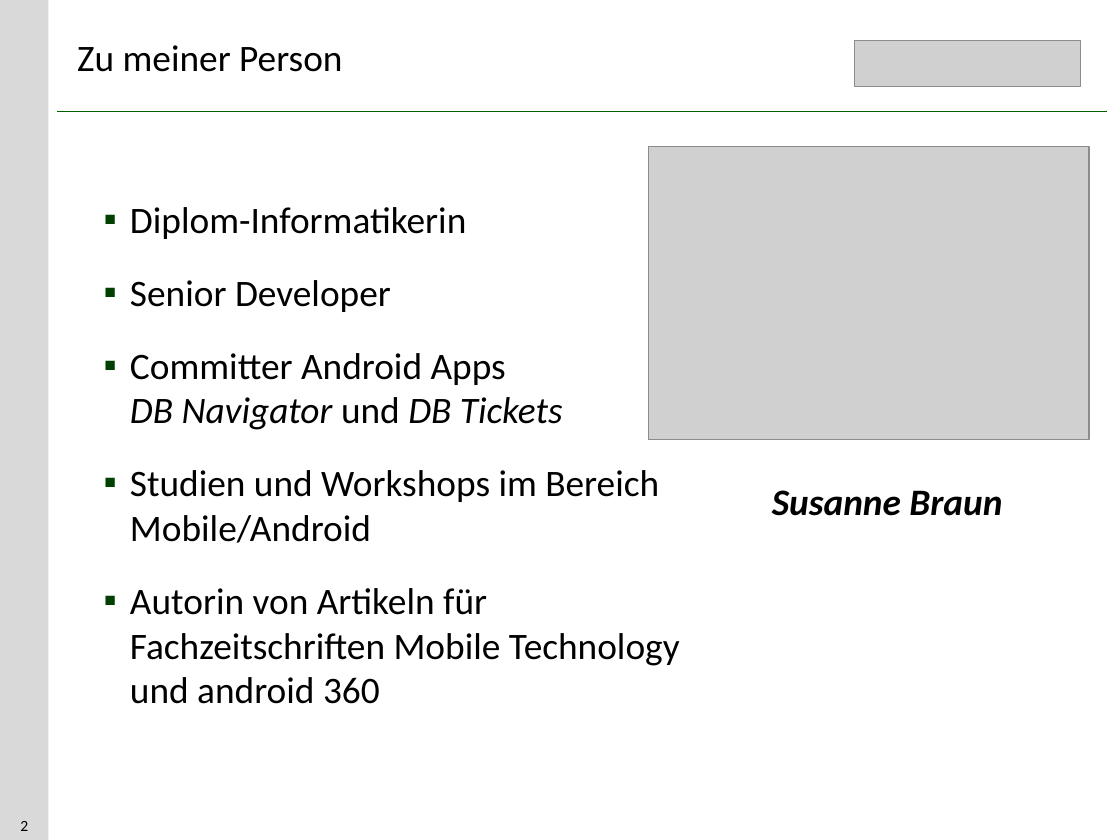
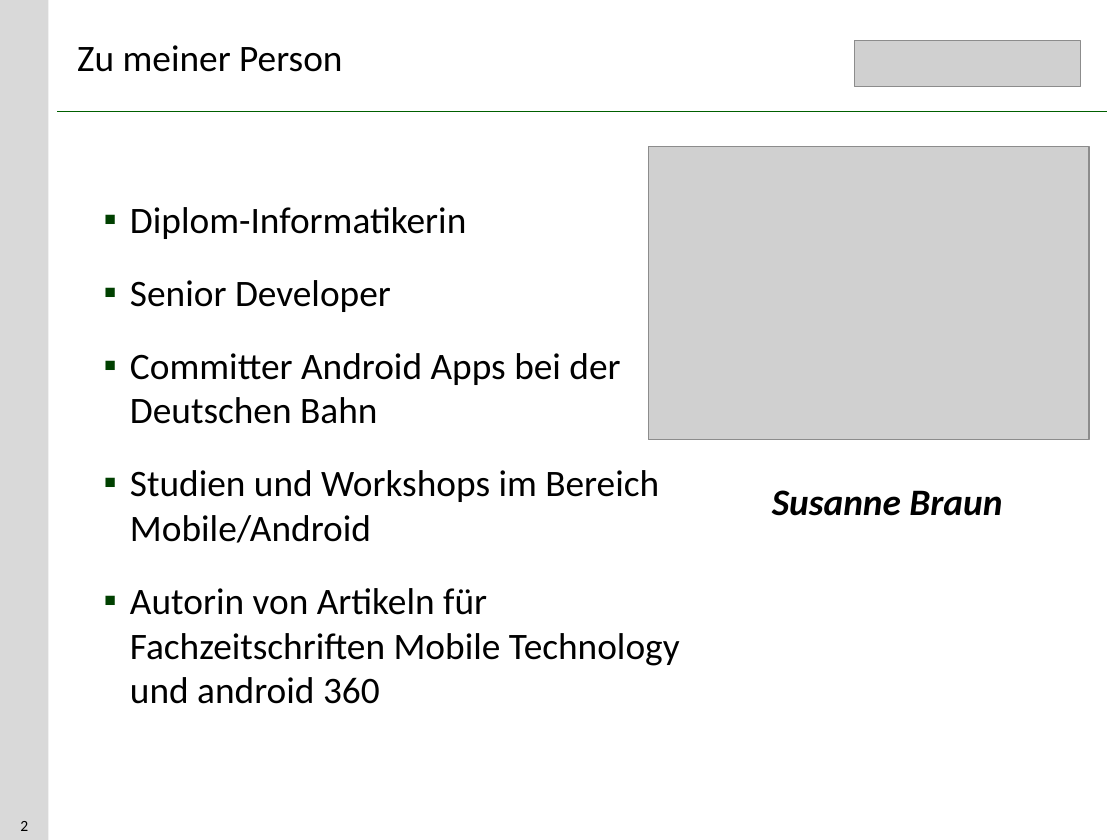
Before and after one commit to susannebraun/TutorialDay, a slide deck: slide 2 of Einführung.pptx. Drawn at 1120x840 pixels with LibreOffice and Linux fonts; fonts in the diff are those of the drawing; grey boxes stand for pictures. Boxes give left, top, right and bottom in pixels: in the first picture for what was removed or moved away, otherwise in the second. Text is boxed around its words. In the diff, an @@ line names an element or a change of style, - is before the commit and + after.

```diff
--- a/Einführung.pptx
+++ b/Einführung.pptx
@@ text at (130,353,620,424): text changed @@
-▪ Committer Android Apps DB Navigator und DB Tickets
+▪ Committer Android Apps bei der Deutschen Bahn
```
Also in this commit, not shown: 2 other slides changed, 2 slides added.
